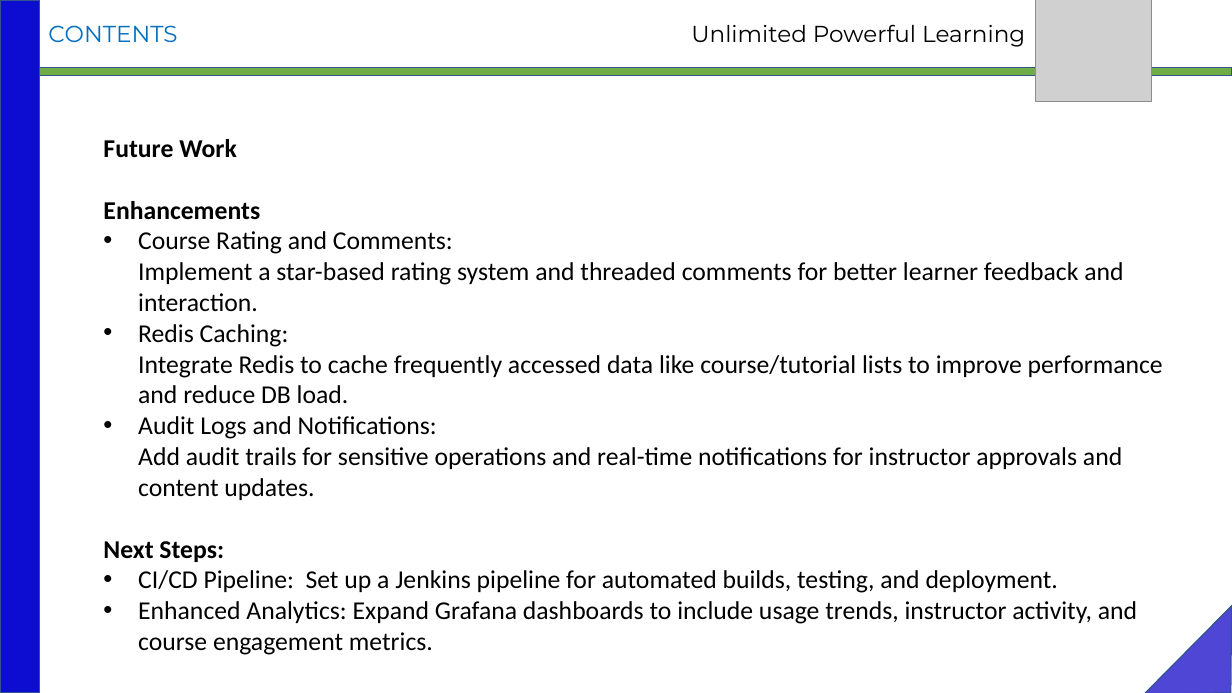
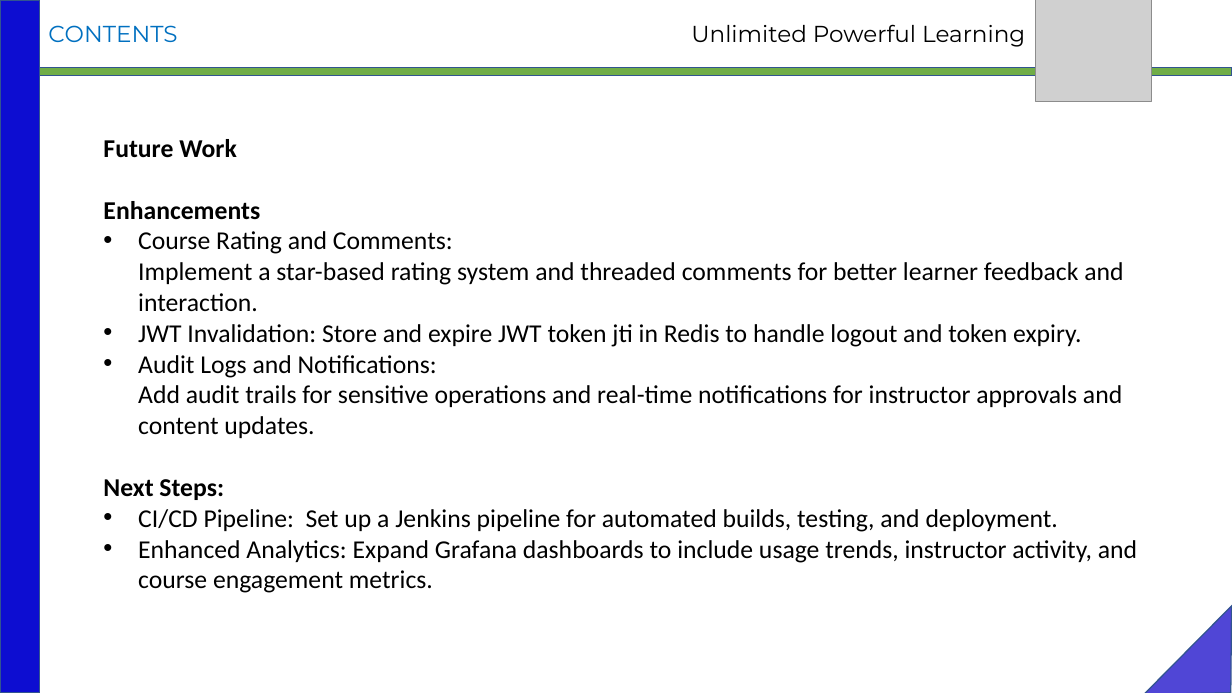
Before and after one commit to MaryPriyanga/springboot-angular-tutorial-app, a slide deck: slide 13 of UPL_TUTORIAL.pptx (slide 11 before the commit). Drawn at 1232x693 pixels with LibreOffice and Linux fonts; fonts in the diff are those of the drawing; grey boxes stand for pictures. Boxes give left, top, right and bottom in pixels: in the first picture for what was removed or moved away, otherwise in the second. Text is boxed around its words. In the diff, an @@ line names an element or a change of style, - is before the commit and + after.

Commit message:
modified to include redis and few enhancement

```diff
--- a/UPL_TUTORIAL.pptx
+++ b/UPL_TUTORIAL.pptx
@@ text at (138, 324, 1081, 347): text changed @@
-• Redis Caching:
-  Integrate Redis to cache frequently accessed data like course/tutorial lists to improve performance and reduce DB load.
+• JWT Invalidation: Store and expire JWT token jti in Redis to handle logout and token expiry.
```
Also in this commit, not shown: 3 other slides changed, 2 slides added, 16 other files.
